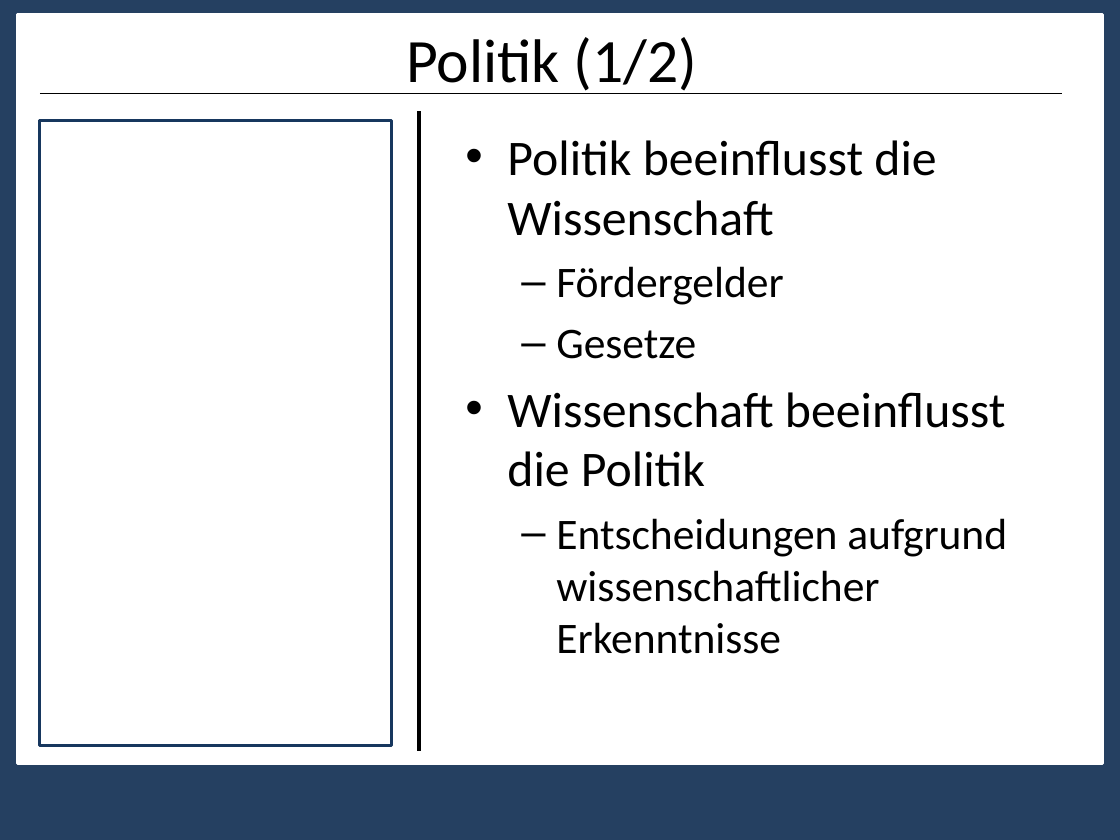
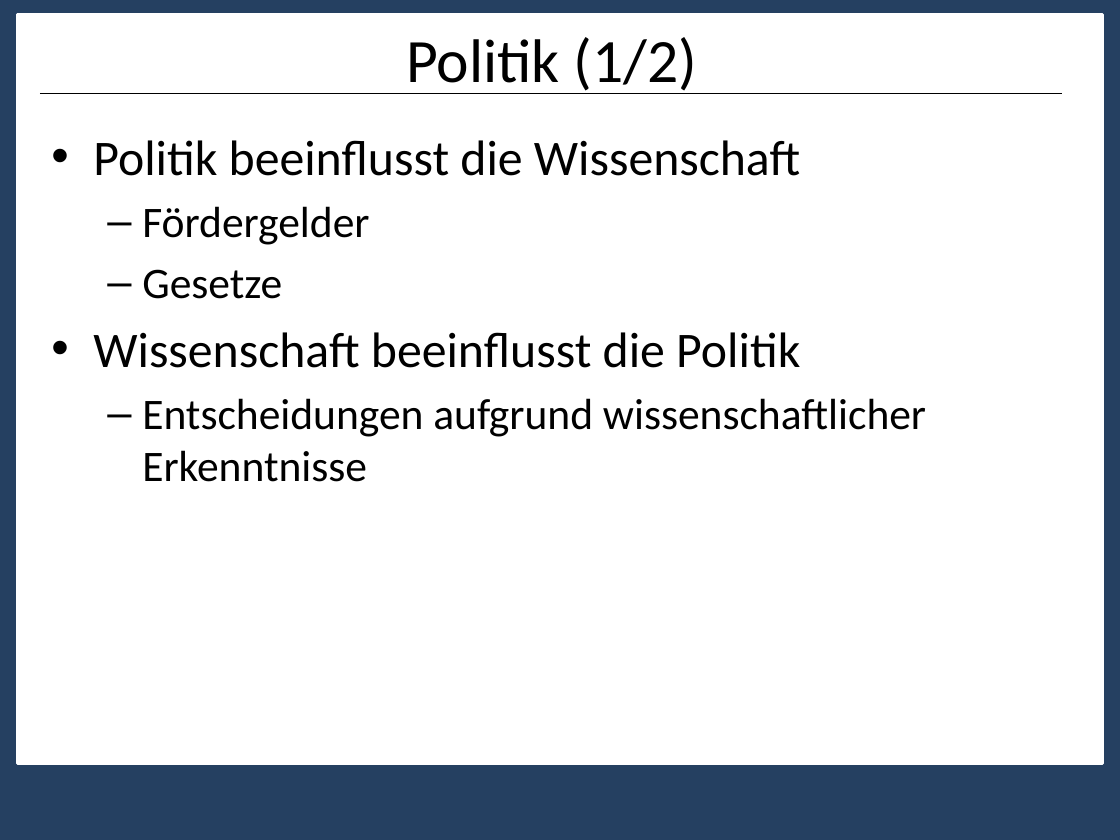
Before and after one commit to nicolehm/PMWK, a slide deck: slide 7 of Präsentation1.pptx (slide 28 before the commit). Drawn at 1120x840 pixels with LibreOffice and Linux fonts; fonts in the diff are those of the drawing. Boxes give left, top, right and bottom in pixels: in the first picture for what was removed or moved away, otherwise in the second. Text is boxed around its words. In the diff, an @@ line names an element or a change of style, - is before the commit and + after.

```diff
--- a/Präsentation1.pptx
+++ b/Präsentation1.pptx
@@ line removed from (419, 111) to (419, 750) @@
@@ rectangle removed at box(39, 120, 392, 746) @@
@@ text "Politik beeinflusst die Wissenschaft" rewrapped from box(507, 140, 1007, 654) to box(93, 140, 926, 437) @@
@@ rectangle removed at box(40, 120, 393, 746) @@
```
Also in this commit, not shown: 7 other slides changed, 10 slides added, 5 slides removed.
